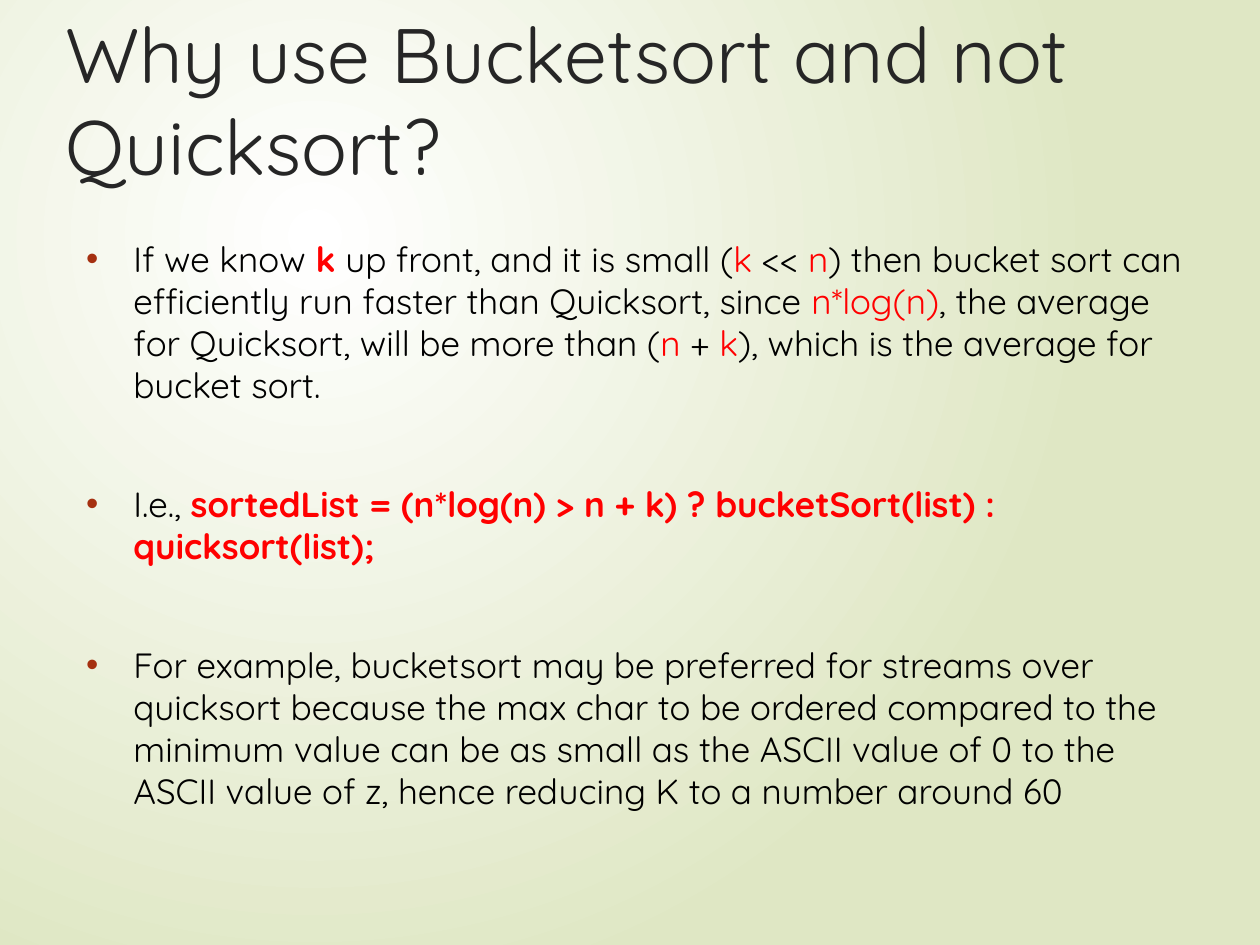
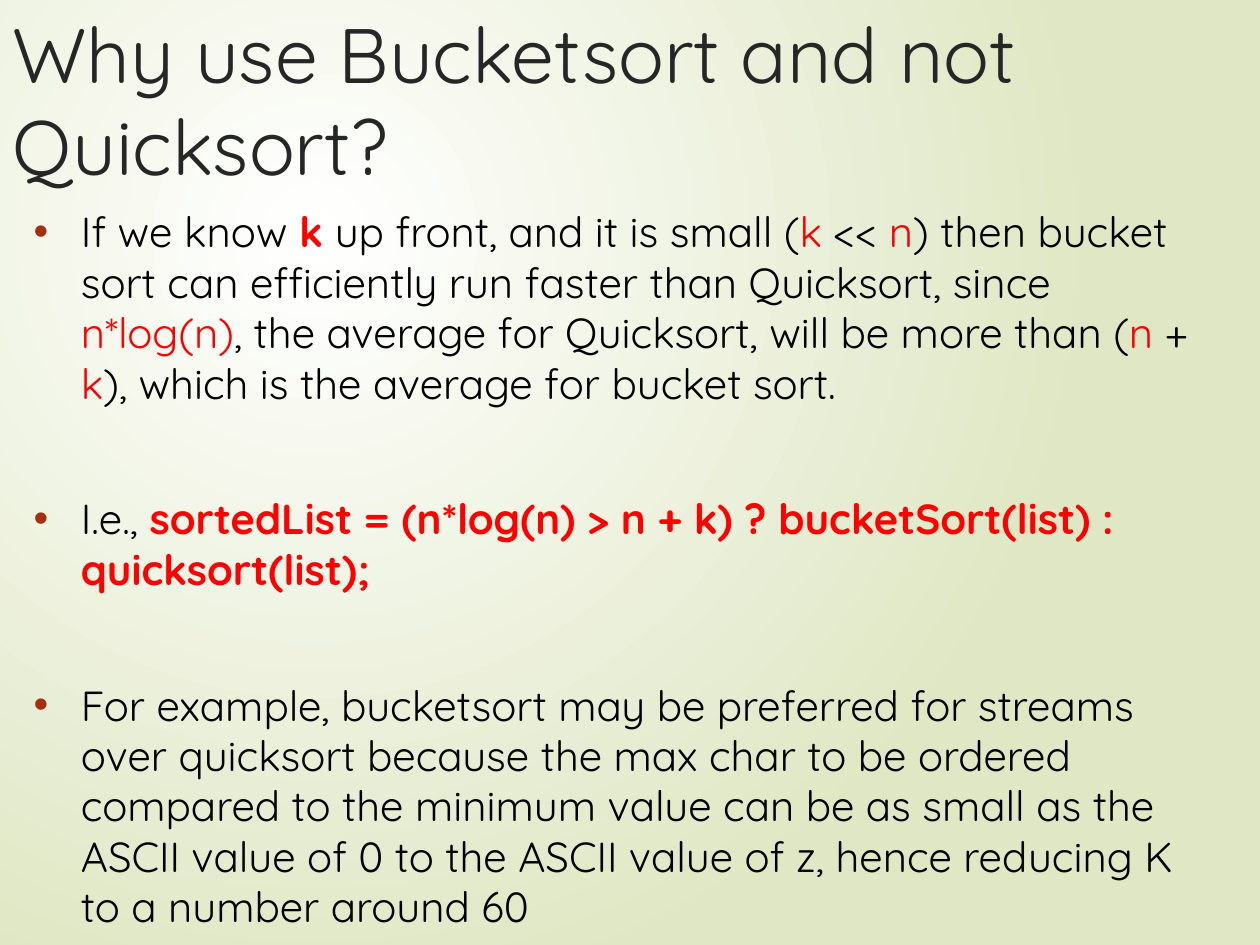
Before and after one commit to FurkanGozukara/CSE214_2018, a slide deck: slide 55 of Lecture Slides/06-Linearsorting.pptx (slide 56 before the commit). Drawn at 1260x945 pixels with LibreOffice and Linux fonts; fonts in the diff are those of the drawing. Boxes give left, top, right and bottom in pixels: in the first picture for what was removed or moved away, otherwise in the second. Text is boxed around its words. In the diff, an @@ line names an element or a change of style, - is before the commit and + after.

```diff
--- a/Lecture Slides/06-Linearsorting.pptx
+++ b/Lecture Slides/06-Linearsorting.pptx
@@ title "Why use Bucketsort and not ...": place and size @@
-title "Why use Bucketsort and not ..." at (65,26,1068,189)
+title "Why use Bucketsort and not ..." at (13,26,1015,189)
@@ text "If we know k up ...": place and size @@
-text "If we know k up ..." at (133,246,1181,811)
+text "If we know k up ..." at (81,216,1172,923)
@@ text "If we know k up ..." at (81,216,1172,923): size 20 to 24 pt @@
```
Also in this commit, not shown: 8 other slides changed, 1 slide added, 2 slides removed, 10 other files.
